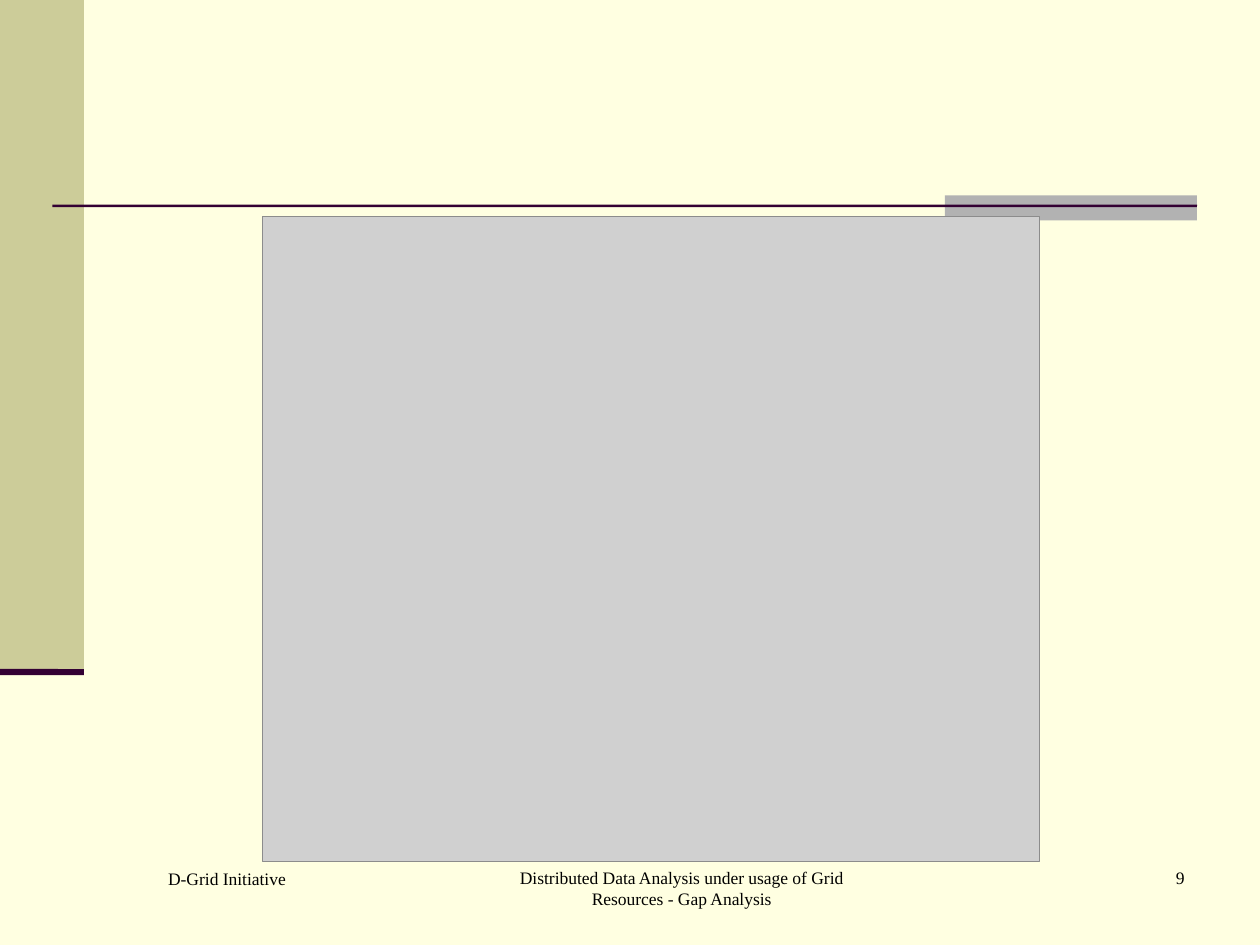
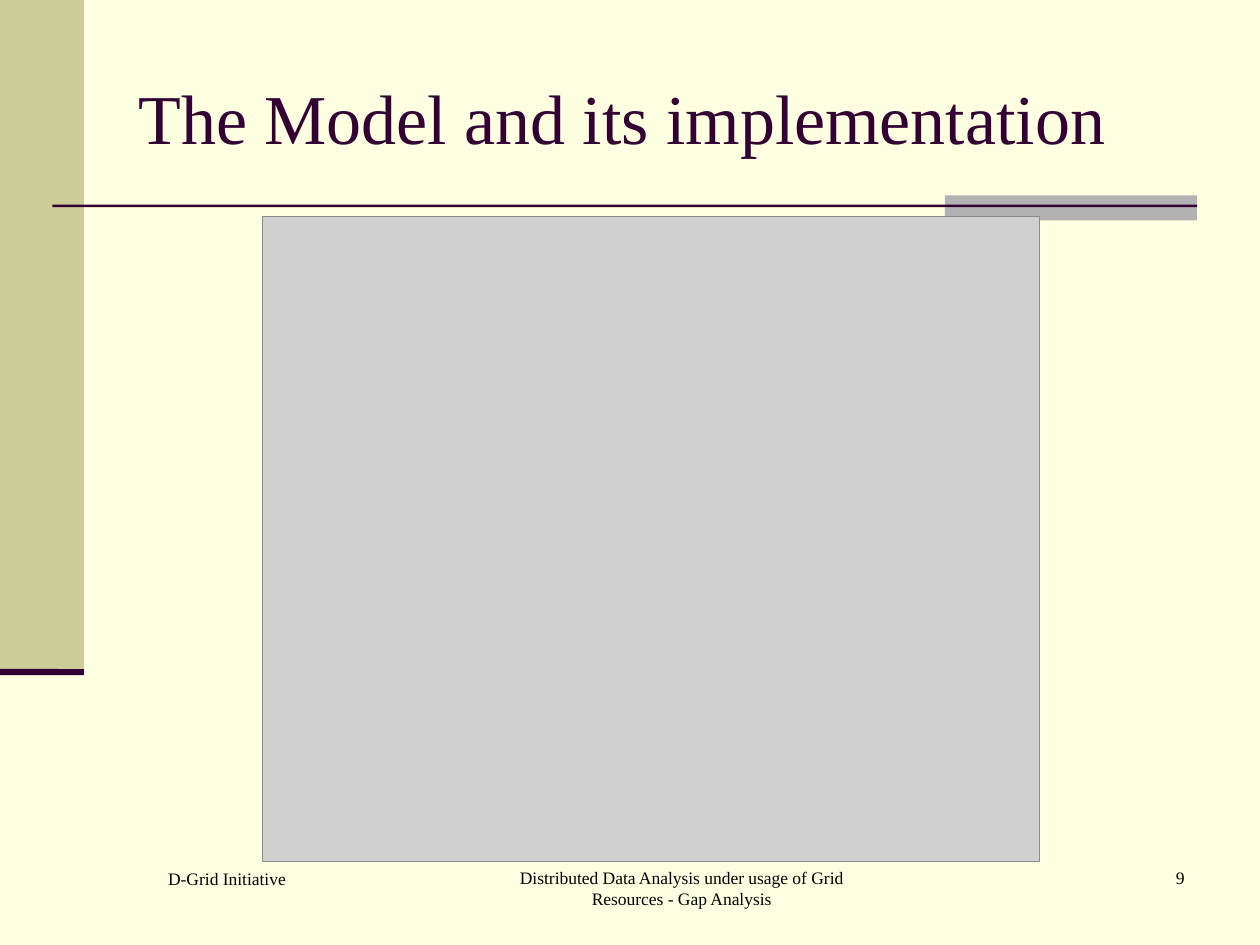
Before and after one commit to AnarManafov/PoDDocumentation, a slide deck: slide 9 of HEPCG-Workshops/2006-Nov/HEPCG-Workshops-2006-Nov.ppt. Drawn at 1260x945 pixels with LibreOffice and Linux fonts; fonts in the diff are those of the drawing; grey boxes stand for pictures. Boxes give left, top, right and bottom in pixels: in the first picture for what was removed or moved away, otherwise in the second. Text is boxed around its words. In the diff, an @@ line names an element or a change of style, - is before the commit and + after.

```diff
--- a/HEPCG-Workshops/2006-Nov/HEPCG-Workshops-2006-Nov.ppt
+++ b/HEPCG-Workshops/2006-Nov/HEPCG-Workshops-2006-Nov.ppt
@@ title added at [138,95,1105,158], 40 pt, text #330033 @@
+The Model and its implementation
```
Also in this commit, not shown: 8 other slides changed.
